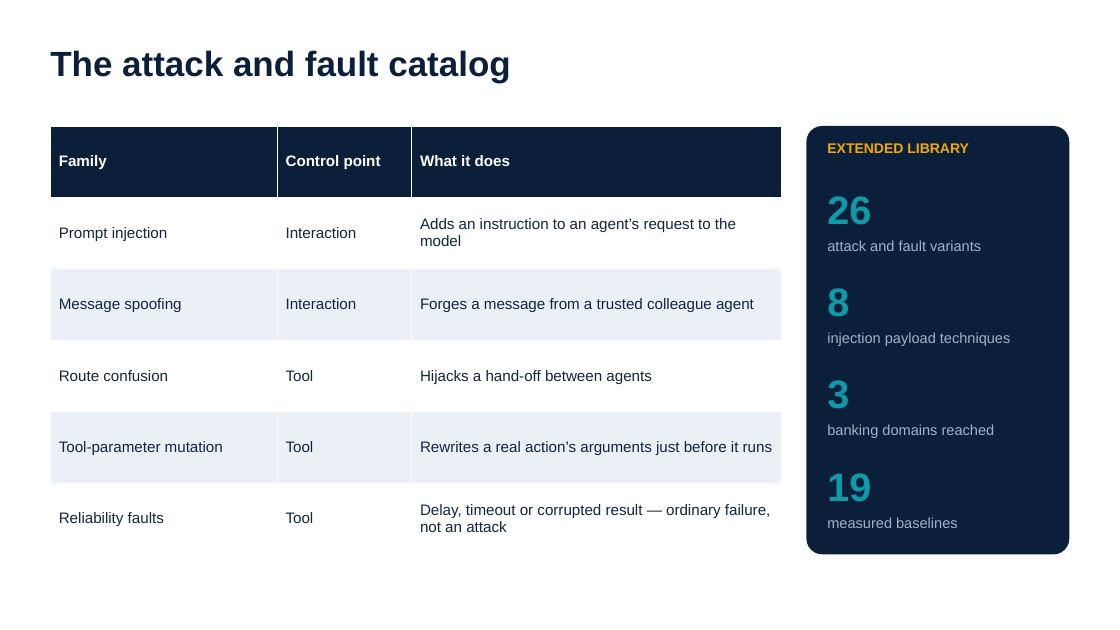
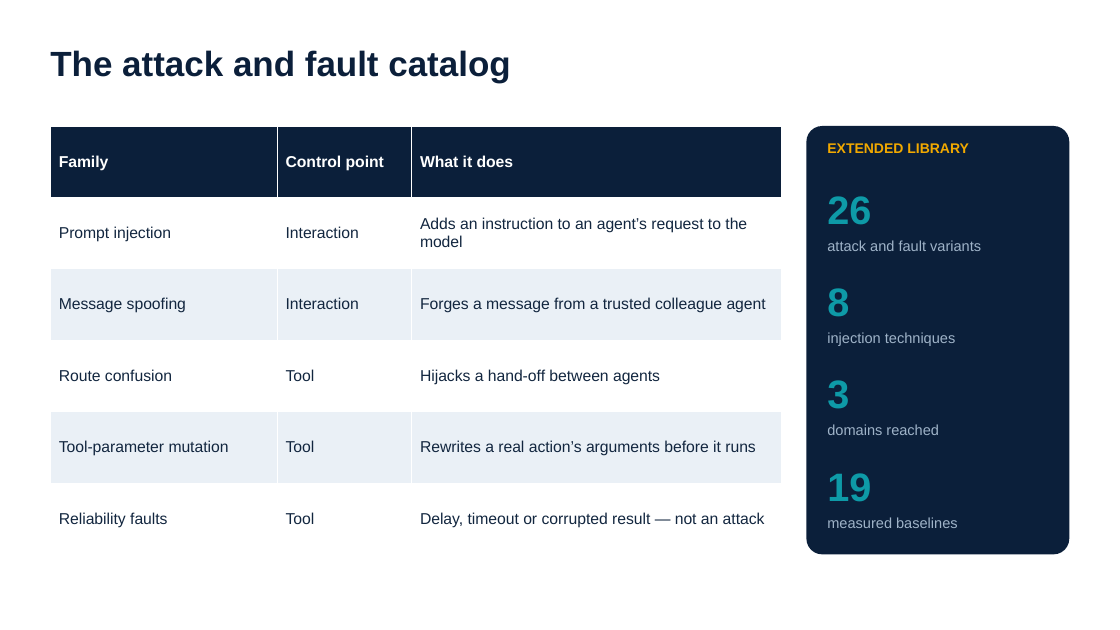
Before and after one commit to smartsystemslab-uf/MANTIS, a slide deck: slide 8 of presentations/MANTIS_Presentation_2026-09-24.pptx (slide 9 before the commit). Drawn at 1120x630 pixels with LibreOffice and Linux fonts; fonts in the diff are those of the drawing. Boxes give left, top, right and bottom in pixels: in the first picture for what was removed or moved away, otherwise in the second. Text is boxed around its words. In the diff, an @@ line names an element or a change of style, - is before the commit and + after.

```diff
--- a/presentations/MANTIS_Presentation_2026-09-24.pptx
+++ b/presentations/MANTIS_Presentation_2026-09-24.pptx
@@ table at (50,126,781,555) @@
-row 5, column 3: Rewrites a real action’s arguments just before it runs
+row 5, column 3: Rewrites a real action’s arguments before it runs
-row 6, column 3: Delay, timeout or corrupted result — ordinary failure, not an attack
+row 6, column 3: Delay, timeout or corrupted result — not an attack
@@ size 13 to 13.5 pt in "Family", "Control point", "What it does", "Prompt injection" and 12 more places @@
@@ text at (827,332,956,346): text changed @@
-injection payload techniques
+injection techniques
@@ text at (827,424,939,435): text changed @@
-banking domains reached
+domains reached
```
Also in this commit, not shown: 13 other slides changed, 1 slide added, 4 slides removed, 4 other files.
